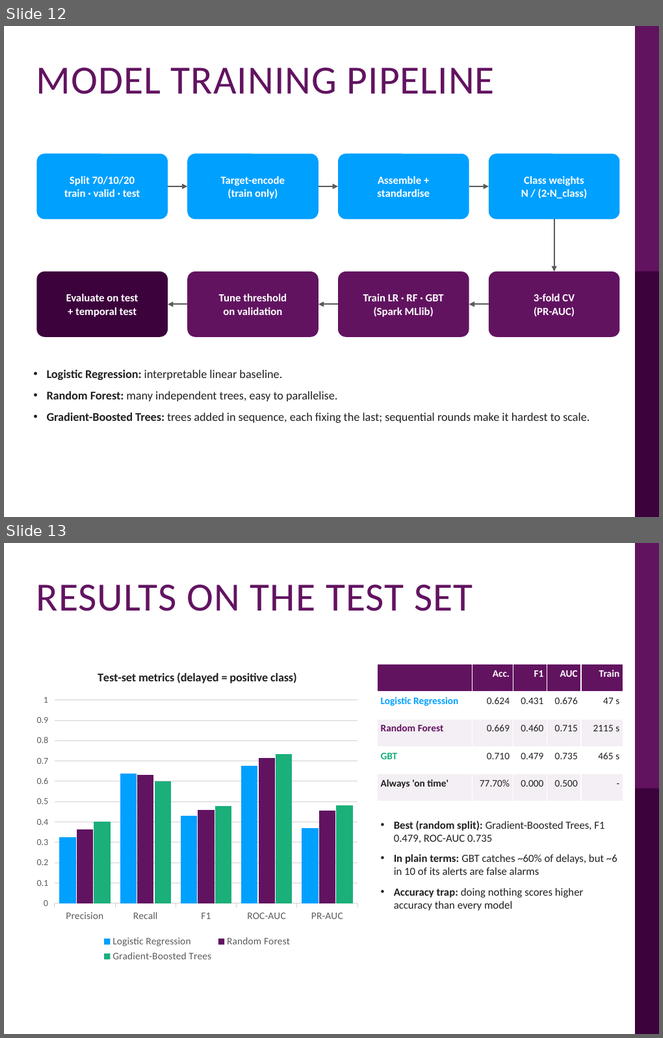
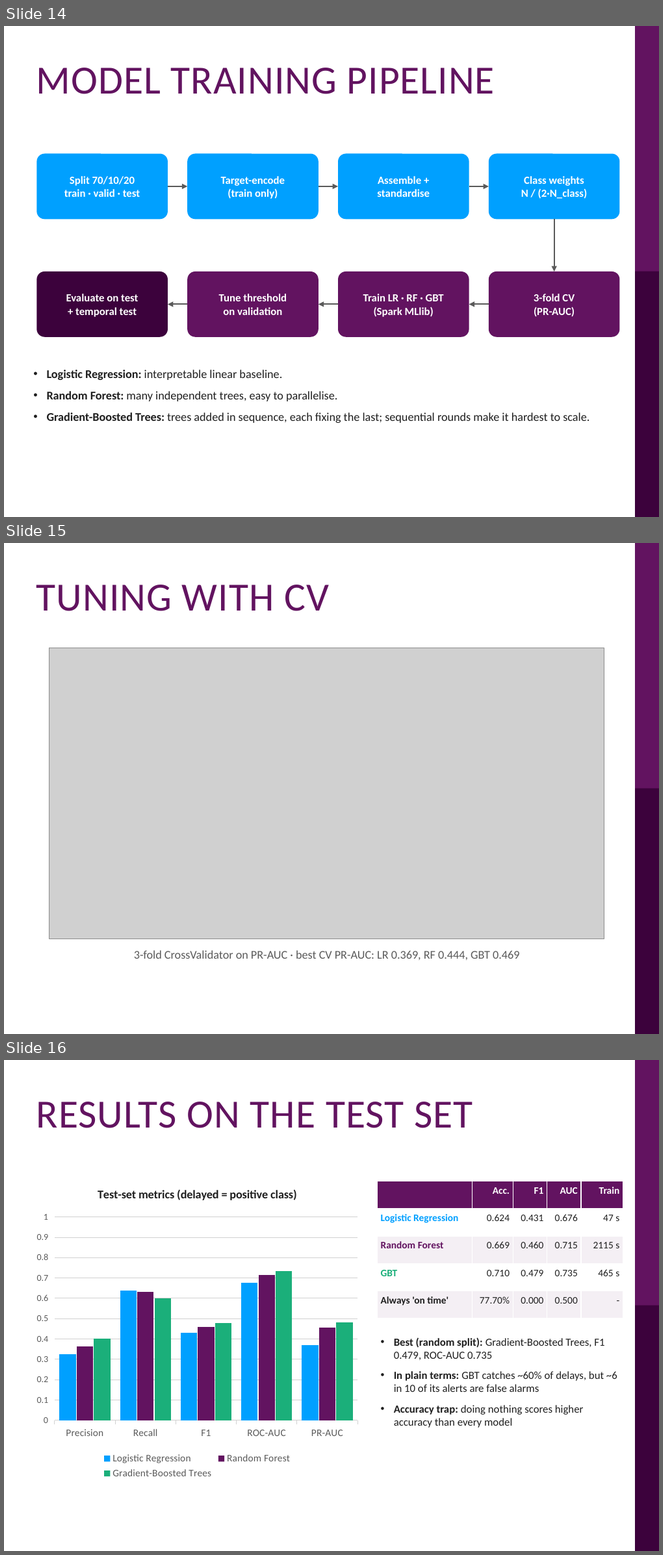
Before and after one commit to tiong0526/clone-21092024, a slide deck: bdmla-flight-delay/presentation/BDMLA_CW1_Flight_Delay_Presentation.pptx. Shown one above the other, each under a label of ours: slides 12 and 13 before the commit, slides 14, 15 and 16 after it. The pictures are 663x1038 and 663x1555 pixels, drawn with LibreOffice and Linux fonts; fonts in the diff are those of the drawing; grey boxes stand for pictures; background and template pictures are left out. Boxes give left, top, right and bottom in pixels: in the first picture for what was removed or moved away, otherwise in the second. Text is boxed around its words. In the diff, an @@ line names an element or a change of style, - is before the commit and + after.

```diff
--- a/bdmla-flight-delay/presentation/BDMLA_CW1_Flight_Delay_Presentation.pptx
+++ b/bdmla-flight-delay/presentation/BDMLA_CW1_Flight_Delay_Presentation.pptx
@@ slide 15 added at [4,543,659,1034], background #FFFFFF; not listed: 2 template elements that a slide beside it also shows @@
@@ title added at [36,585,329,611], 44 pt, text #621360 @@
+TUNING WITH CV
@@ picture added at [50,648,604,939] @@
@@ text added at [134,951,519,960], 13 pt, text #5A5A5A @@
+3-fold CrossValidator on PR-AUC · best CV PR-AUC: LR 0.369, RF 0.444, GBT 0.469
@@ what was slide 12 is now slide 14 @@
@@ what was slide 13 is now slide 16 @@
```
Also in this commit, not shown: 2 other slides added, 6 other files.
